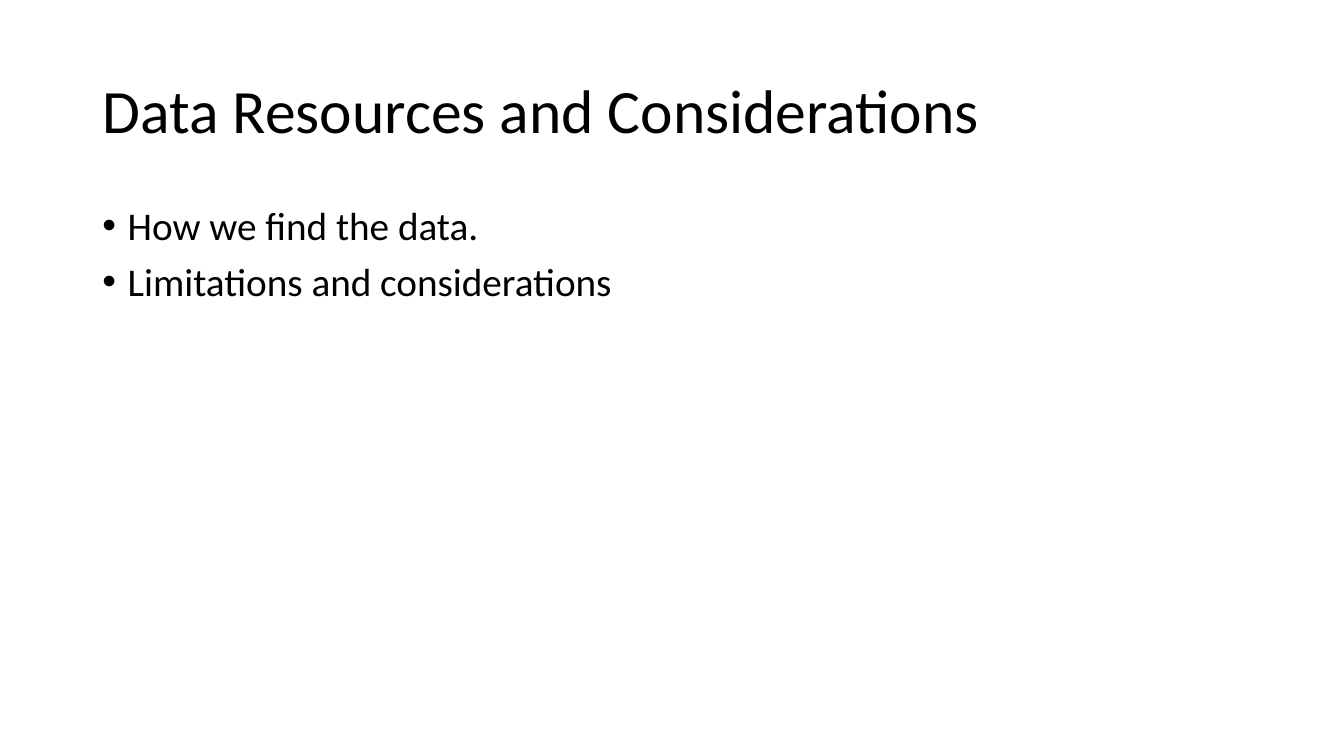
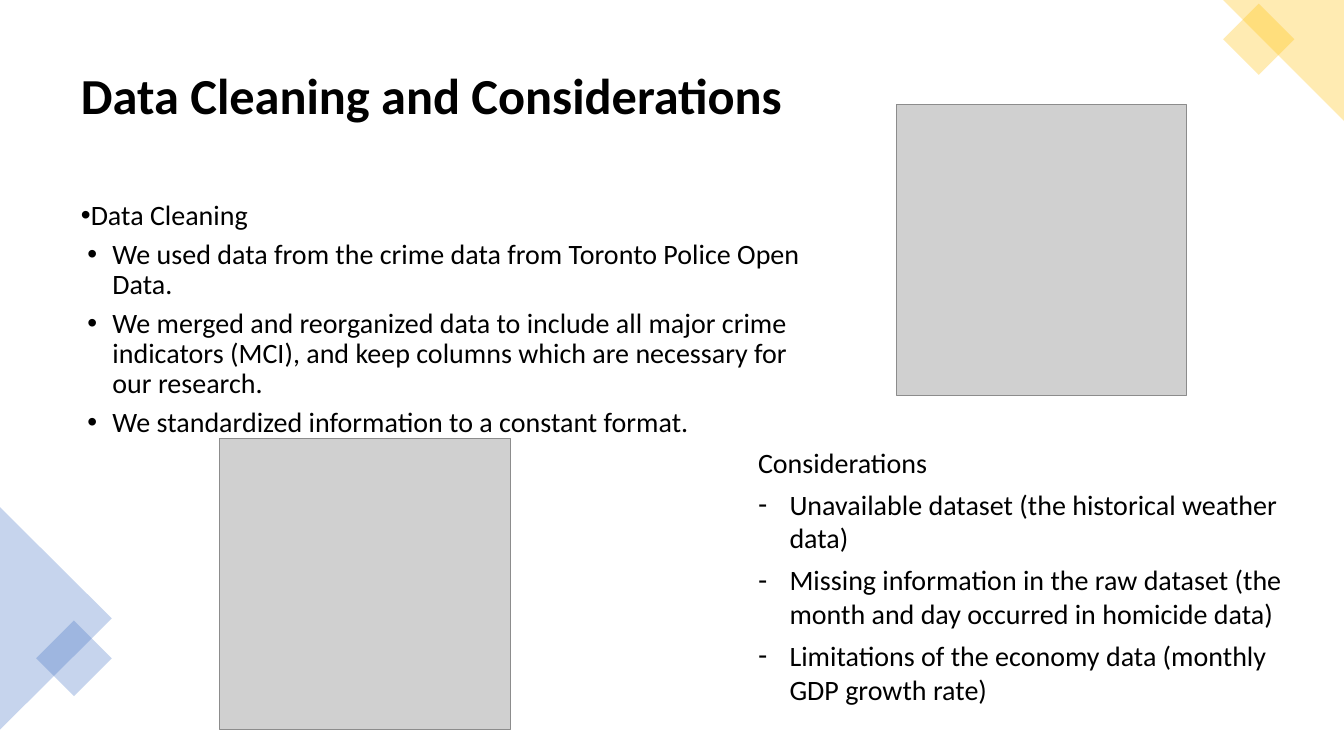
Before and after one commit to neha-nayeem/Project-01, a slide deck: slide 5 of Presentation - Project 01.pptx (slide 4 before the commit). Drawn at 1344x756 pixels with LibreOffice and Linux fonts; fonts in the diff are those of the drawing; grey boxes stand for pictures. Boxes give left, top, right and bottom in pixels: in the first picture for what was removed or moved away, otherwise in the second. Text is boxed around its words. In the diff, an @@ line names an element or a change of style, - is before the commit and + after.

```diff
--- a/Presentation - Project 01.pptx
+++ b/Presentation - Project 01.pptx
@@ triangle added at box(1223, 0, 1344, 121), fill #FFC000 at 30% opacity @@
@@ rectangle added at box(1224, 4, 1295, 75), fill #FFC000 at 30% opacity @@
@@ title at box(81, 78, 781, 123): text changed; size 44 to 36 pt; bold on @@
-Data Resources and Considerations
+Data Cleaning and Considerations
@@ picture added at box(896, 105, 1187, 395) @@
@@ text added at box(91, 205, 799, 439), 20 pt, text #000000 @@
+• Data Cleaning
+• We used data from the crime data from Toronto Police Open Data.
+• We merged and reorganized data to include all major crime indicators (MCI), and keep columns which are necessary for our research.
+• We standardized information to a constant format.
@@ text removed at box(128, 212, 611, 297) @@
-• How we find the data.
-• Limitations and considerations
@@ picture added at box(220, 439, 510, 729) @@
@@ text added at box(758, 453, 1282, 705), 20 pt, text #000000 @@
+Considerations
+– Unavailable dataset (the historical weather data)
+– Missing information in the raw dataset (the month and day occurred in homicide data)
+– Limitations of the economy data (monthly GDP growth rate)
@@ triangle added at box(0, 507, 112, 730), fill #4472C4 at 30% opacity @@
@@ rectangle added at box(36, 620, 112, 696), fill #4472C4 at 30% opacity @@
```
Also in this commit, not shown: 2 other slides changed, 3 slides added, 3 slides removed, 1 other file.
